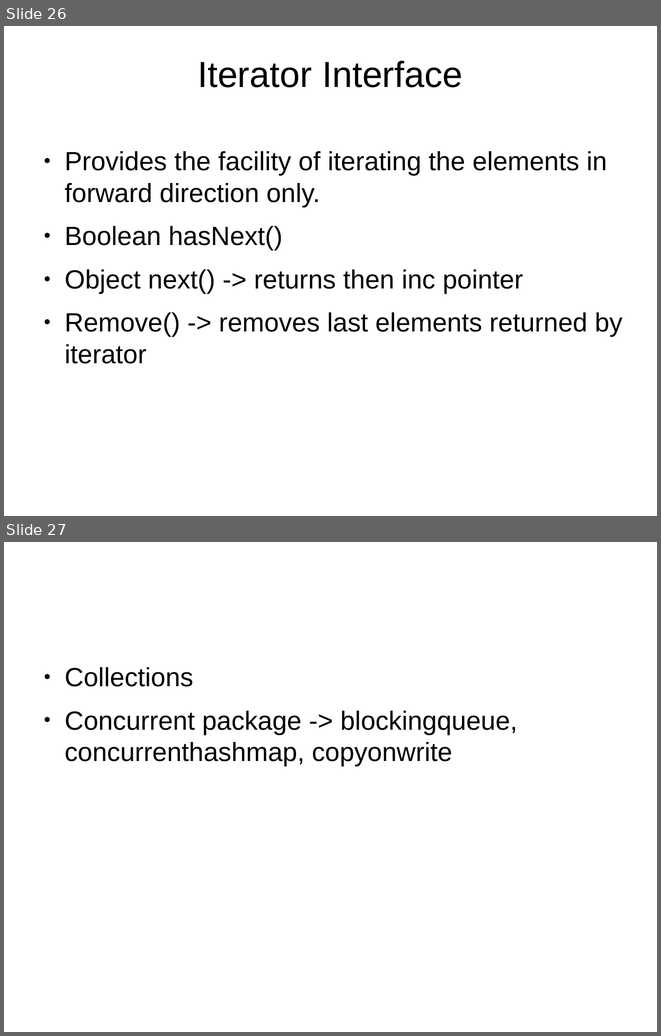
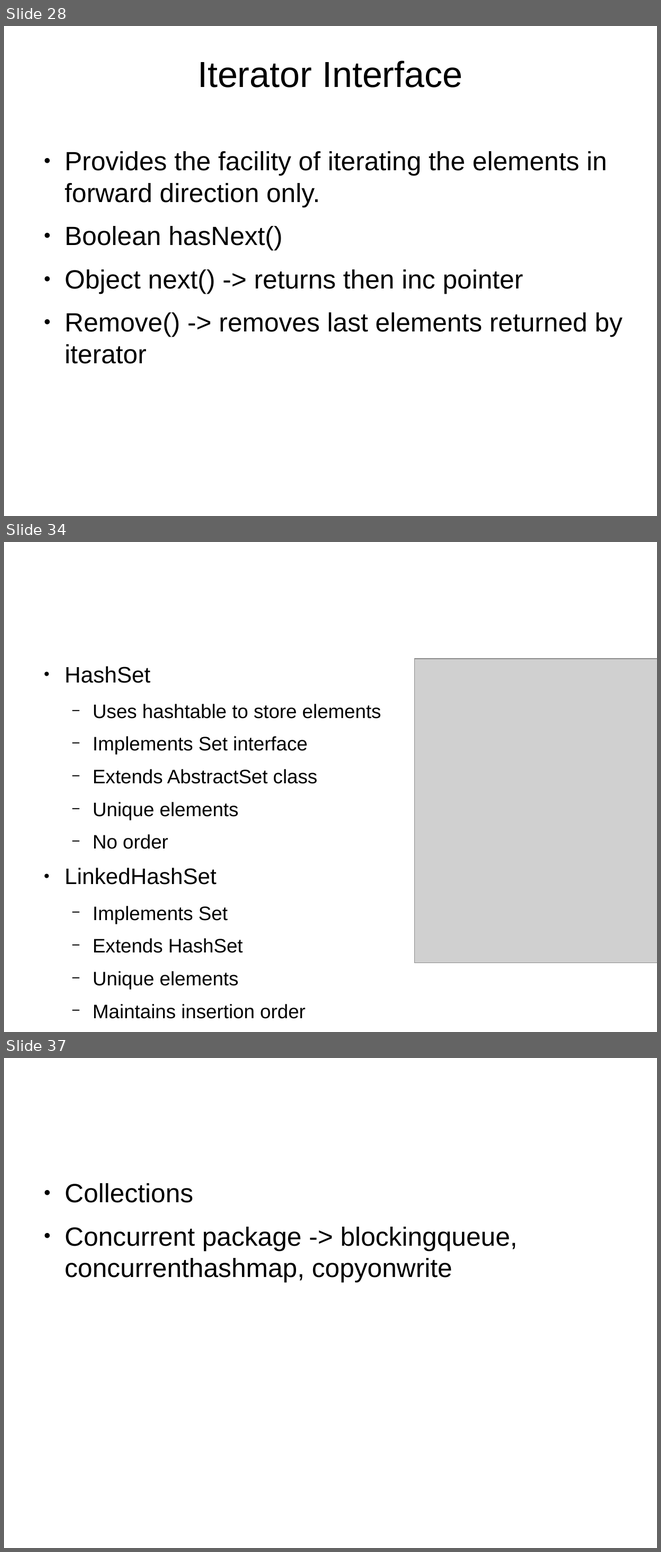
Before and after one commit to shikha-desai/Internship_PreWork, a slide deck: Java/Java_Notes.odp. Shown one above the other, each under a label of ours: slides 26 and 27 before the commit, slides 28, 34 and 37 after it; the slides between them are not shown. The pictures are 661x1036 and 661x1552 pixels, drawn with LibreOffice and Linux fonts; fonts in the diff are those of the drawing; grey boxes stand for pictures; background and template pictures are left out. Boxes give left, top, right and bottom in pixels: in the first picture for what was removed or moved away, otherwise in the second. Text is boxed around its words. In the diff, an @@ line names an element or a change of style, - is before the commit and + after.

```diff
--- a/Java/Java_Notes.odp
+++ b/Java/Java_Notes.odp
@@ slide 34 added at <box>4,542,657,1032</box>, background picture (left out) @@
@@ text added at <box>64,666,381,1018</box>, 23.7 pt, text #000000 @@
+● HashSet
+  − Uses hashtable to store elements
+  − Implements Set interface
+  − Extends AbstractSet class
+  − Unique elements
+  − No order
+● LinkedHashSet
+  − Implements Set
+  − Extends HashSet
+  − Unique elements
+  − Maintains insertion order
@@ picture added at <box>415,659,657,963</box> @@
@@ what was slide 26 is now slide 28 @@
@@ what was slide 27 is now slide 37 @@
```
Also in this commit, not shown: 1 slide changed, 9 other slides added, 2 other files.
